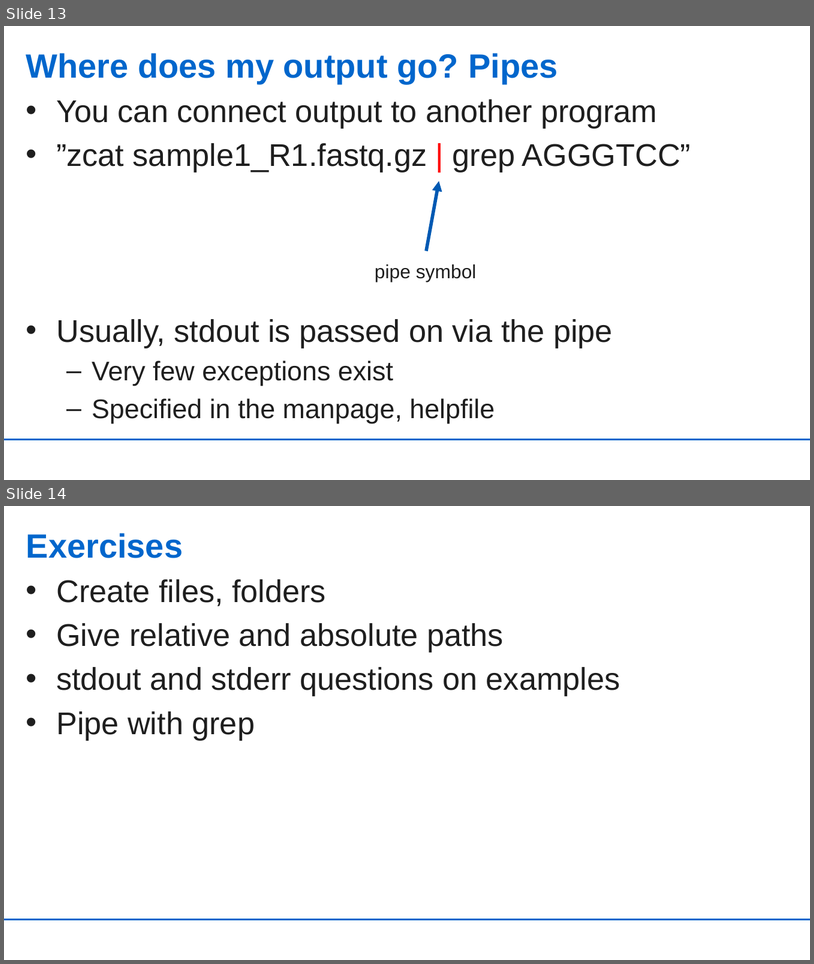
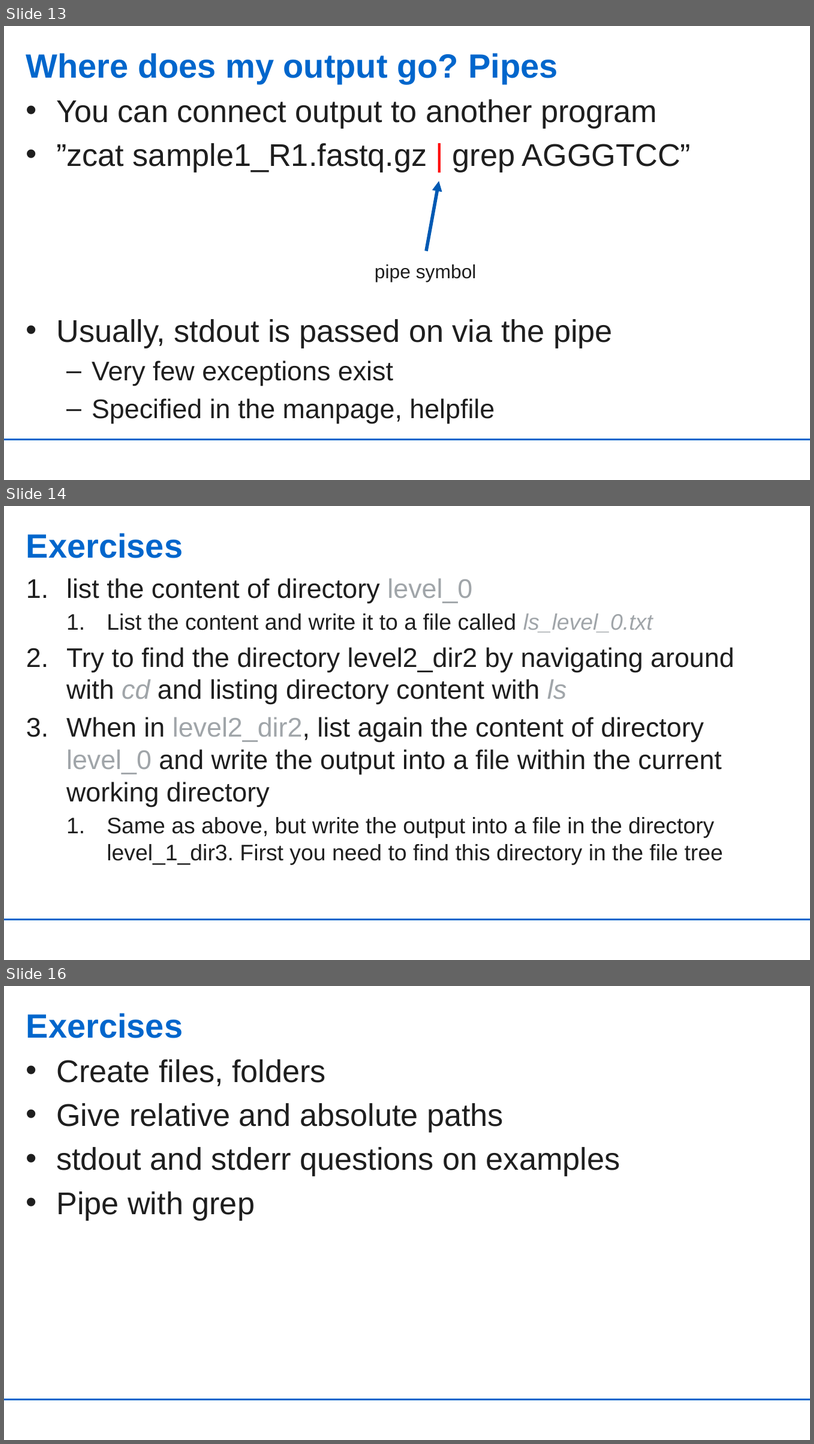
Before and after one commit to UdoGi/KCCR_snakemake_pipeline, a slide deck: slides/ghana_linux_basics.pptx. Shown one above the other, each under a label of ours: slides 13 and 14 before the commit, slides 13, 14 and 16 after it; the slides between them are not shown. The pictures are 814x964 and 814x1444 pixels, drawn with LibreOffice and Linux fonts; fonts in the diff are those of the drawing; background and template pictures are left out. Boxes give left, top, right and bottom in pixels: in the first picture for what was removed or moved away, otherwise in the second. Text is boxed around its words. In the diff, an @@ line names an element or a change of style, - is before the commit and + after.

Commit message:
cmdl exercises pptx and dirs

```diff
--- a/slides/ghana_linux_basics.pptx
+++ b/slides/ghana_linux_basics.pptx
@@ slide 14 added at (4,506,810,960), background #FFFFFF; not listed: 1 template element that a slide beside it also shows @@
@@ title added at (26,533,183,558), 30 pt, text #0066CC, bold @@
+Exercises
@@ text added at (66,578,735,865), 24 pt, text #1E1E1E @@
+1. list the content of directory level_0
+  1. List the content and write it to a file called ls_level_0.txt
+2. Try to find the directory level2_dir2 by navigating around with cd and listing directory content with ls
+3. When in level2_dir2, list again the content of directory level_0 and write the output into a file within the current working directory
+  1. Same as above, but write the output into a file in the directory level_1_dir3. First you need to find this directory in the file tree
@@ what was slide 14 is now slide 16 @@
```
Also in this commit, not shown: 2 slides changed, 1 other slide added, 3 other files.
